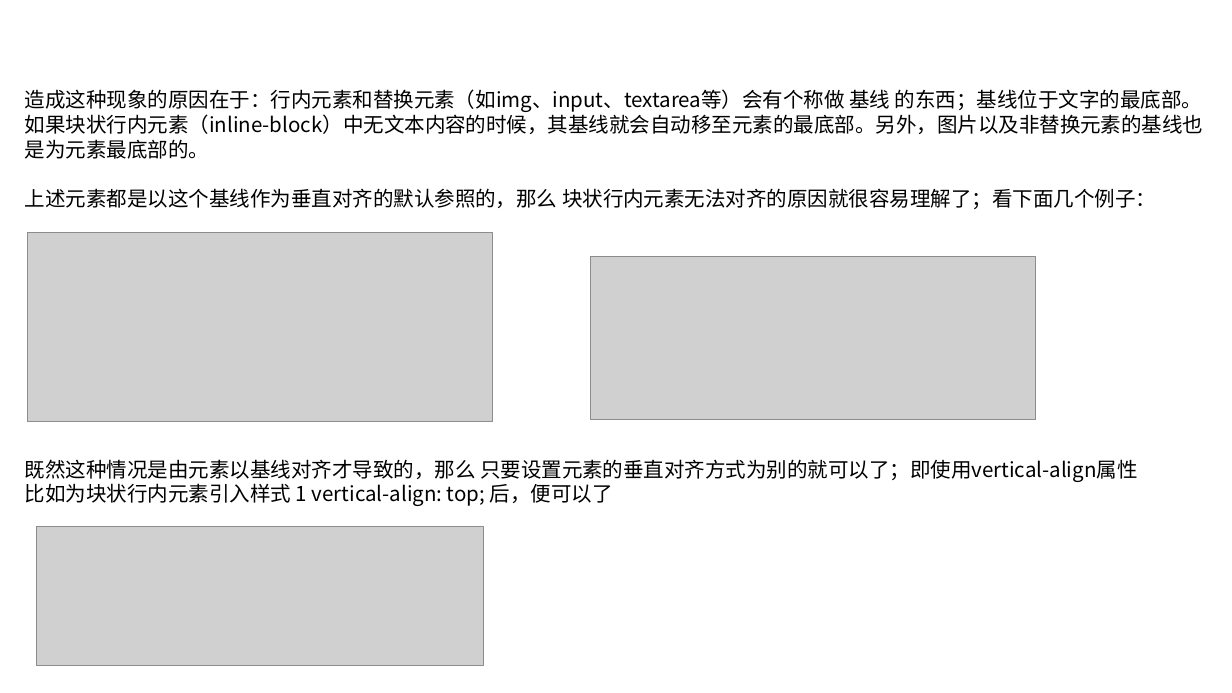
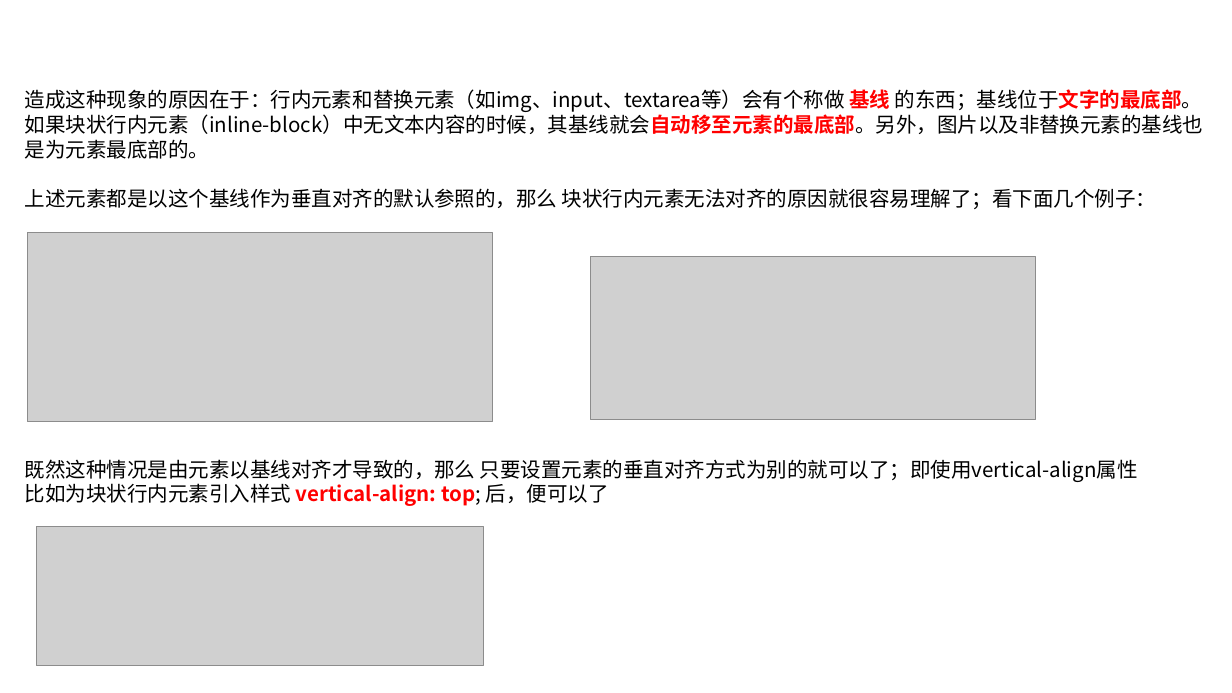
Before and after one commit to linkknown/PPT, a slide deck: slide 36 of 前端PPT/css 简介.pptx (slide 34 before the commit). Drawn at 1232x693 pixels with LibreOffice and Linux fonts; fonts in the diff are those of the drawing; grey boxes stand for pictures; background and template pictures are left out. Boxes give left, top, right and bottom in pixels: in the first picture for what was removed or moved away, otherwise in the second. Text is boxed around its words. In the diff, an @@ line names an element or a change of style, - is before the commit and + after.

```diff
--- a/前端PPT/css 简介.pptx
+++ b/前端PPT/css 简介.pptx
@@ text at [25,89,1203,159]: text colour #000000 to #FF0000, bold on in "基线 的东西；基线位于文字的最底部。如果块状行内元素（inline-block）中无文本内容的时候，其基线就会自动移至元 ..." @@
@@ text at [25,483,609,506]: text changed @@
-比如为块状行内元素引入样式 1 vertical-align: top; 后，便可以了
+比如为块状行内元素引入样式 vertical-align: top; 后，便可以了
```
Also in this commit, not shown: 7 other slides changed, 3 slides added, 2 other files.
